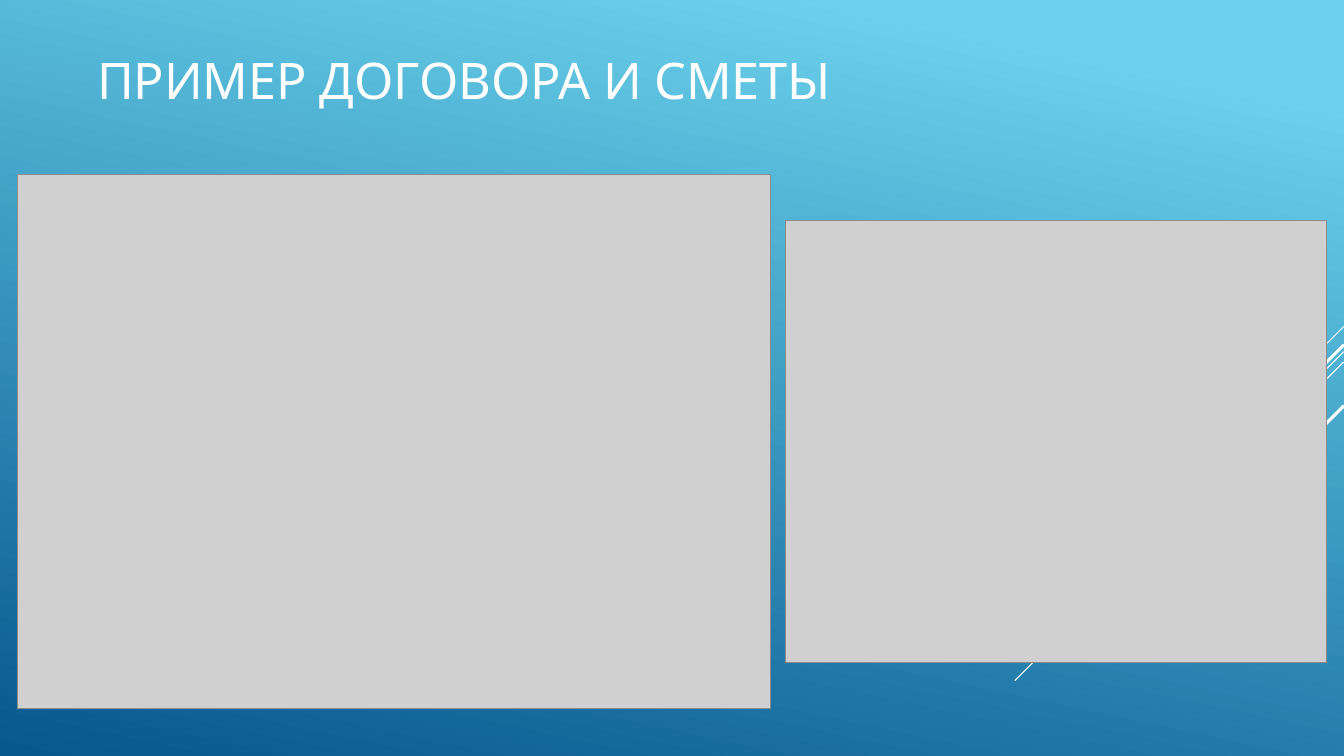
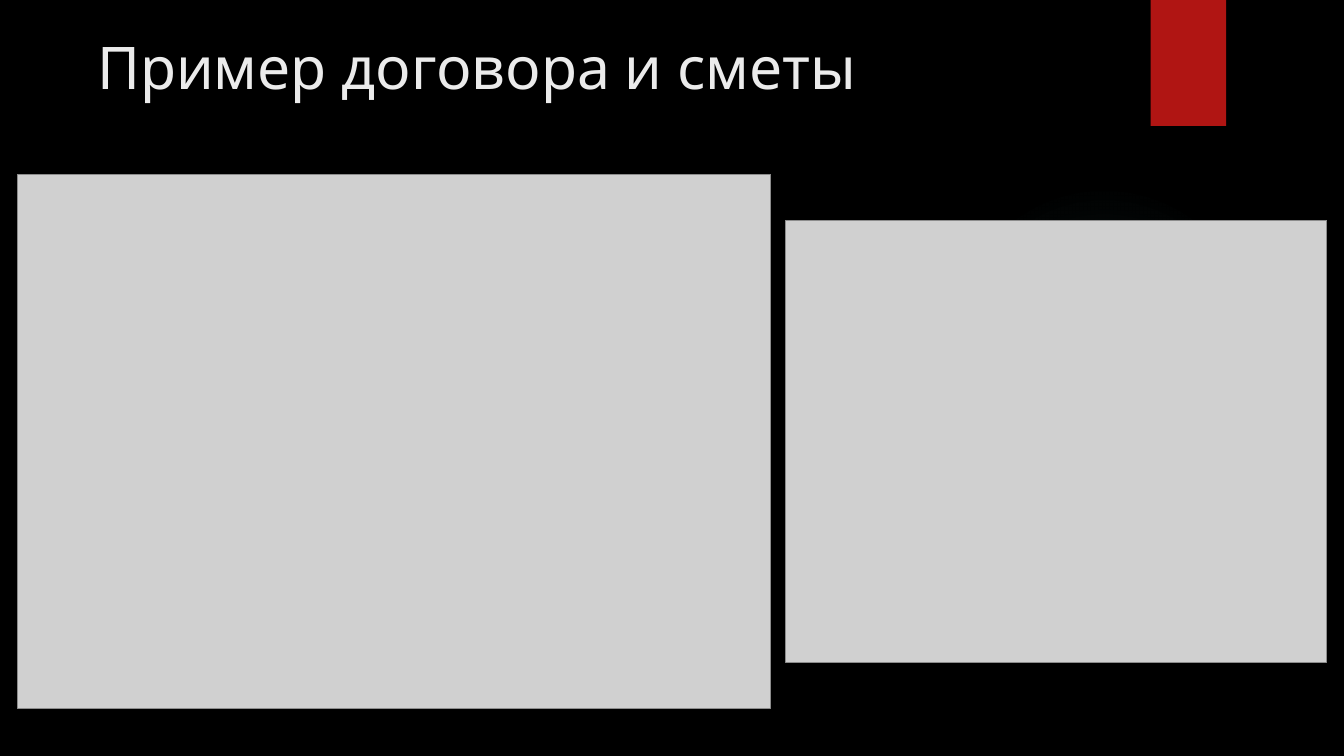
Before and after one commit to GENDOSMAL/Diplom, a slide deck: slide 14 of Documentation/Презентация к защите.pptx. Drawn at 1344x756 pixels with LibreOffice and Linux fonts; fonts in the diff are those of the drawing; grey boxes stand for pictures; background and template pictures are left out. Boxes give left, top, right and bottom in pixels: in the first picture for what was removed or moved away, otherwise in the second. Text is boxed around its words. In the diff, an @@ line names an element or a change of style, - is before the commit and + after.

```diff
--- a/Documentation/Презентация к защите.pptx
+++ b/Documentation/Презентация к защите.pptx
@@ background gradient #6ED2EB to #06588E to picture (left out) @@
@@ title "Пример договора и сметы" at box(97, 47, 856, 103): vertical alignment middle to top @@
@@ rectangle added at box(1150, 0, 1226, 126), fill #B01513 @@
@@ title at box(97, 47, 856, 103): text changed; size 36 to 42 pt; text colour #FFFFFF to #EBEBEB @@
-ПРИМЕР ДОГОВОРА И СМЕТЫ
+Пример договора и сметы
@@ ellipse added at box(949, 185, 1259, 495), fill gradient #50B9C1 @@
@@ group removed at box(1015, 327, 1344, 681): 5 lines @@
```
Also in this commit, not shown: 14 other slides changed, 1 slide added, 1 slide removed, 41 other files.
